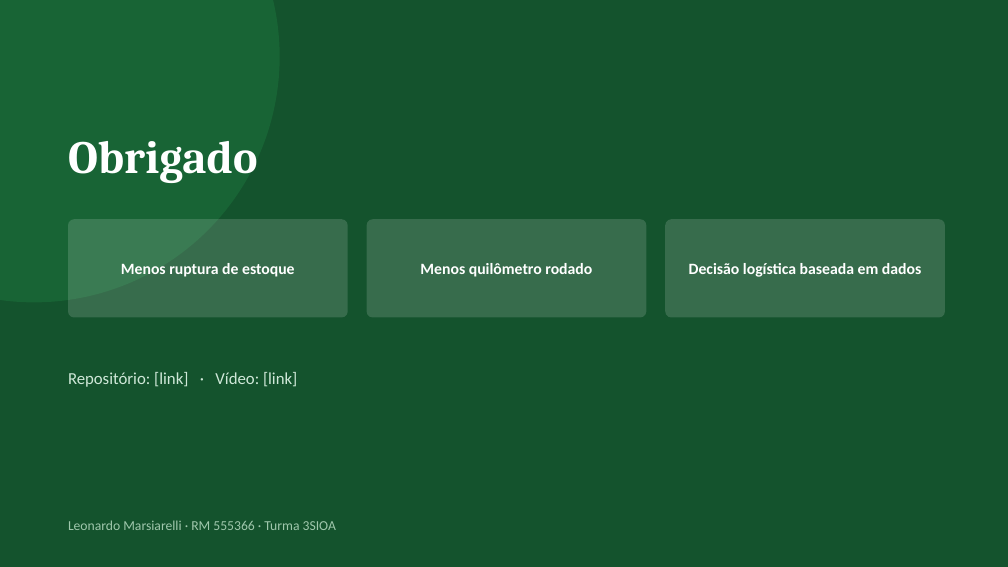
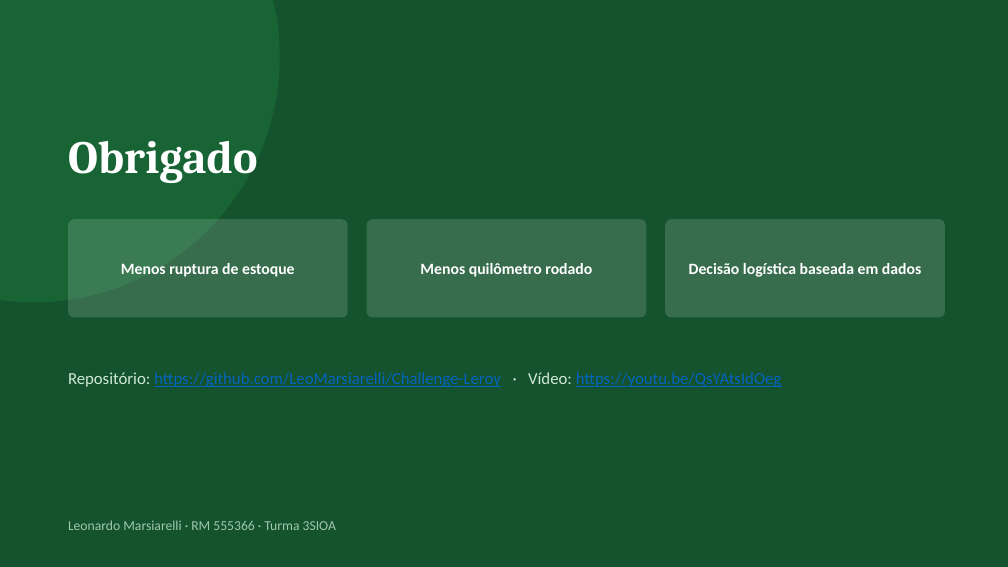
Before and after one commit to LeoMarsiarelli/Challenge-Leroy, a slide deck: slide 10 of docs/slides/leroy-merlin-smart-hub.pptx. Drawn at 1008x567 pixels with LibreOffice and Linux fonts; fonts in the diff are those of the drawing. Boxes give left, top, right and bottom in pixels: in the first picture for what was removed or moved away, otherwise in the second. Text is boxed around its words. In the diff, an @@ line names an element or a change of style, - is before the commit and + after.

```diff
--- a/docs/slides/leroy-merlin-smart-hub.pptx
+++ b/docs/slides/leroy-merlin-smart-hub.pptx
@@ text at <box>68,372,782,387</box>: text changed; text colour #CFE8D8 to #0563C1 @@
-Repositório: [link] · Vídeo: [link]
+Repositório: https://github.com/LeoMarsiarelli/Challenge-Leroy · Vídeo: https://youtu.be/QsYAtsIdOeg
```
Also in this commit, not shown: 4 other slides changed.
